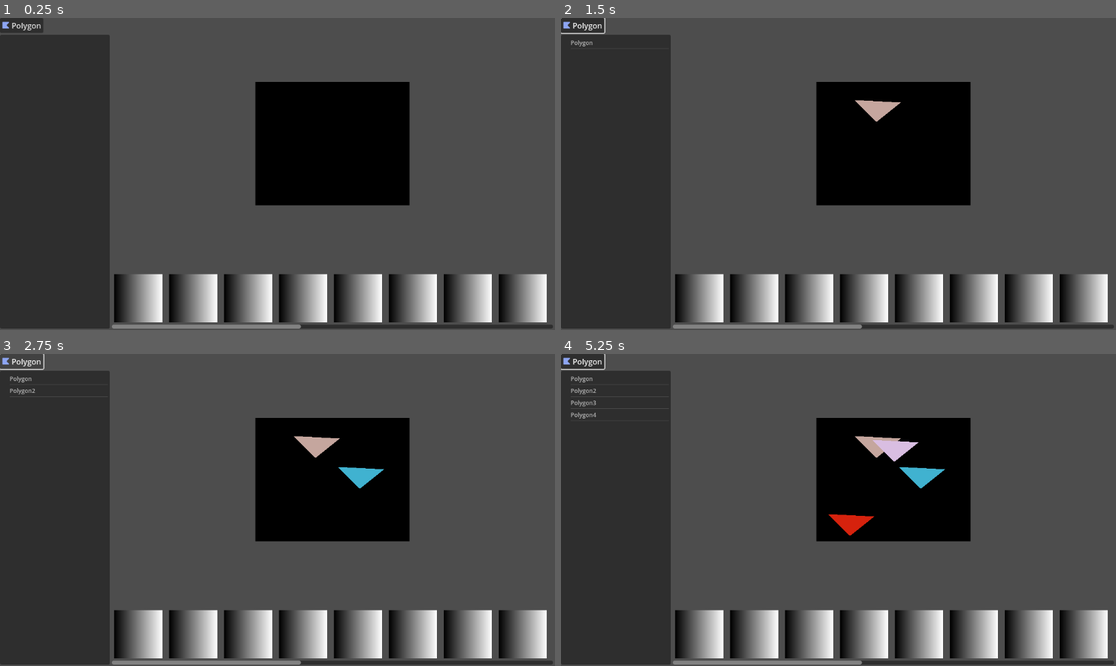
Above: before the commit, frames 1-4 (two rows, left to right).
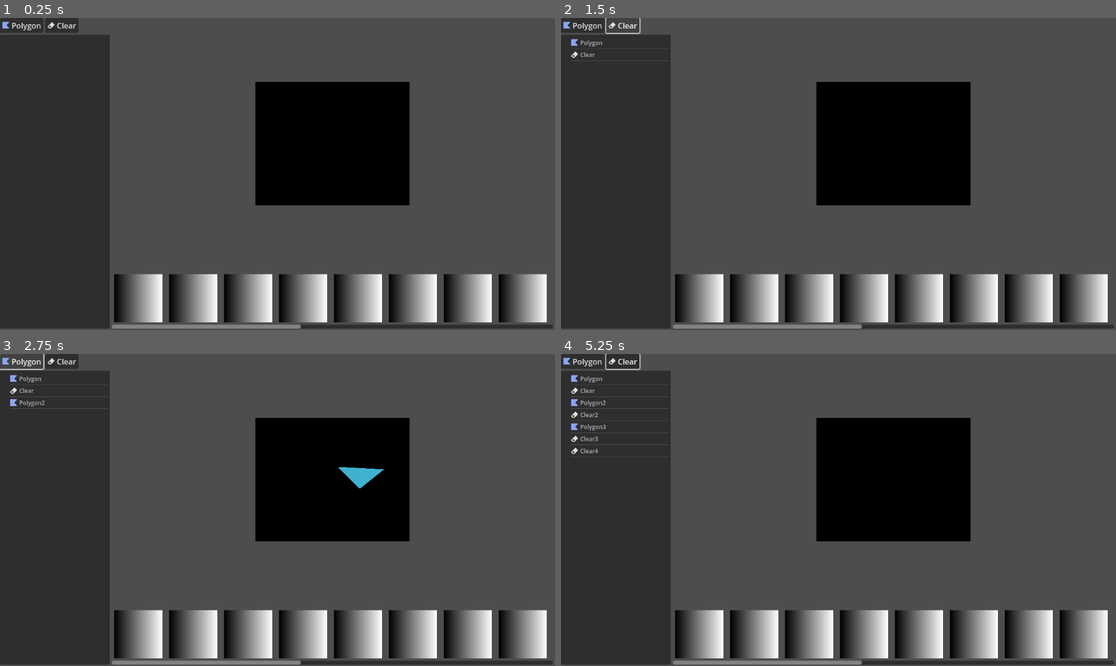
Above: after the commit, the same moments.

Repository: tehKaiN/blit_anim_editor
Game: Godot game, scene res://scenes/editor_main.tscn
Two runs of this game, one before a commit and one after it. Both use one fixed random seed, a clock stepped at 60 frames per second and the inputs below.
Inputs (mouse positions are in pixels of both pictures, inside the frame that each line leads up to):
- Up to frame 1 (0.25 s): no input
- Up to frame 2 (1.5 s): click "Polygon" at 0.5 s; click (622, 24) at 1.25 s, where only the run after the commit has a clickable "Clear"
- Up to frame 3 (2.75 s): click "Polygon" at 2 s
- Up to frame 4 (5.25 s): click (622, 360) at 2.75 s, where only the run after the commit has a clickable "Clear"; click "Polygon" at 3.5 s; click (622, 360) at 4.25 s, where only the run after the commit has a clickable "Clear"; tap Enter at 5 s; drag from (894, 478) to (894, 441) at 5.02 s

The runs differ from the first frame. In frame 1, 0.3% of the frame differs, in the area x 8-15%, y 0-5%; in frame 2, 0.5%; in frame 3, 0.8%; in frame 4, 1.9%, in the area x 0-70%, y 0-59%.

Commit message:
add ClearOp

Diff:
--- a/scenes/editor_main.tscn
+++ b/scenes/editor_main.tscn
@@ -1,8 +1,9 @@
-[gd_scene load_steps=8 format=3 uid="uid://dm8vdl7rxoe4r"]
+[gd_scene load_steps=9 format=3 uid="uid://dm8vdl7rxoe4r"]
 
 [ext_resource type="Script" path="res://scripts/editor_main.gd" id="1_krg5v"]
 [ext_resource type="Texture2D" uid="uid://bh34jlwud845r" path="res://assets/icons/Polygon2D.png" id="2_7628j"]
 [ext_resource type="Script" path="res://scripts/op_tree.gd" id="2_hwnt3"]
+[ext_resource type="Texture2D" uid="uid://7vj33twcq6dx" path="res://assets/icons/Eraser.png" id="3_cfks1"]
 [ext_resource type="Script" path="res://scripts/image_frame.gd" id="4_5usf1"]
 
 [sub_resource type="PlaceholderTexture2D" id="PlaceholderTexture2D_5cc46"]
@@ -42,6 +43,12 @@
 text = "Polygon"
 icon = ExtResource("2_7628j")
 
+[node name="AddClearButton" type="Button" parent="HBoxContainer/VBoxContainer2/HBoxContainer"]
+unique_name_in_owner = true
+layout_mode = 2
+text = "Clear"
+icon = ExtResource("3_cfks1")
+
 [node name="OpTree" type="Tree" parent="HBoxContainer/VBoxContainer2"]
 unique_name_in_owner = true
 layout_mode = 2
--- a/scripts/editor_main.gd
+++ b/scripts/editor_main.gd
@@ -11,6 +11,11 @@
 		pass
 	func create_editor(image_frame: ImageFrame) -> Control:
 		return null
+
+
+class ClearOp extends BlitterOp:
+	func apply(image: Image, scratch_image: Image) -> void:
+		image.fill(Color.BLACK)
 
 
 class PolyOp extends BlitterOp:
@@ -108,8 +113,8 @@
 			var bounds := Rect2i(min, max - min)
 			return bounds
 
-
-@onready var add_polygon_button: Button = %AddPolygonButton
+@onready var _add_polygon_button: Button = %AddPolygonButton
+@onready var _add_clear_button: Button = %AddClearButton
 @onready var op_tree: Tree = %OpTree
 @onready var current_frame: ImageFrame = %CurrentFrame
 
@@ -135,9 +140,10 @@
 
 
 func _ready() -> void:
-	var tree_node := op_tree.create_item()
-	tree_node.set_text(0, "Root")
-	add_polygon_button.pressed.connect(_on_add_polygon_button_pressed)
+	var root_node := op_tree.create_item()
+	root_node.set_text(0, "Root")
+	_add_polygon_button.pressed.connect(_on_add_polygon_button_pressed)
+	_add_clear_button.pressed.connect(_on_add_clear_button_pressed)
 	op_tree.reordered.connect(_on_tree_reordered)
 	op_tree.item_selected.connect(_on_tree_item_selected)
 
@@ -155,6 +161,16 @@
 
 
 func _on_editor_data_changed() -> void:
+	_draw_frame_from_commands()
+
+func _on_add_clear_button_pressed() -> void:
+	var op_name := _get_free_op_name(op_tree, "Clear")
+	var op := ClearOp.new(op_name)
+
+	var item := op_tree.create_item()
+	item.set_icon(0, _add_clear_button.icon)
+	item.set_text(0, op_name)
+	item.set_meta("op", op)
 	_draw_frame_from_commands()
 
 func _on_add_polygon_button_pressed() -> void:
@@ -168,6 +184,7 @@
 	)
 
 	var item := op_tree.create_item()
+	item.set_icon(0, _add_polygon_button.icon)
 	item.set_text(0, op_name)
 	item.set_meta("op", op)
 	_draw_frame_from_commands()
Binary file added: assets/icons/Eraser.png
Not shown, added: assets/icons/Eraser.png.import
Binary file added: assets/icons/RectangleShape2D.png
Not shown, added: assets/icons/RectangleShape2D.png.import
